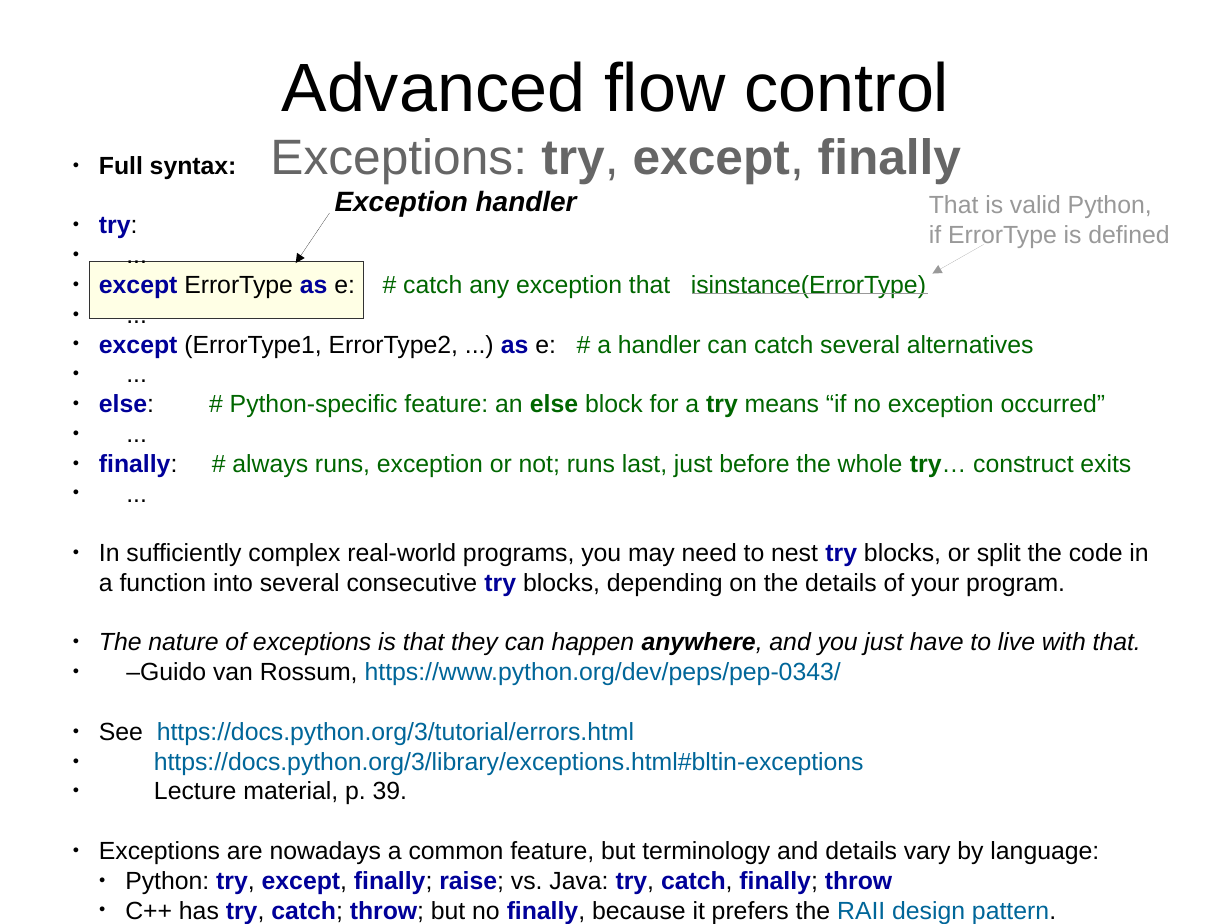
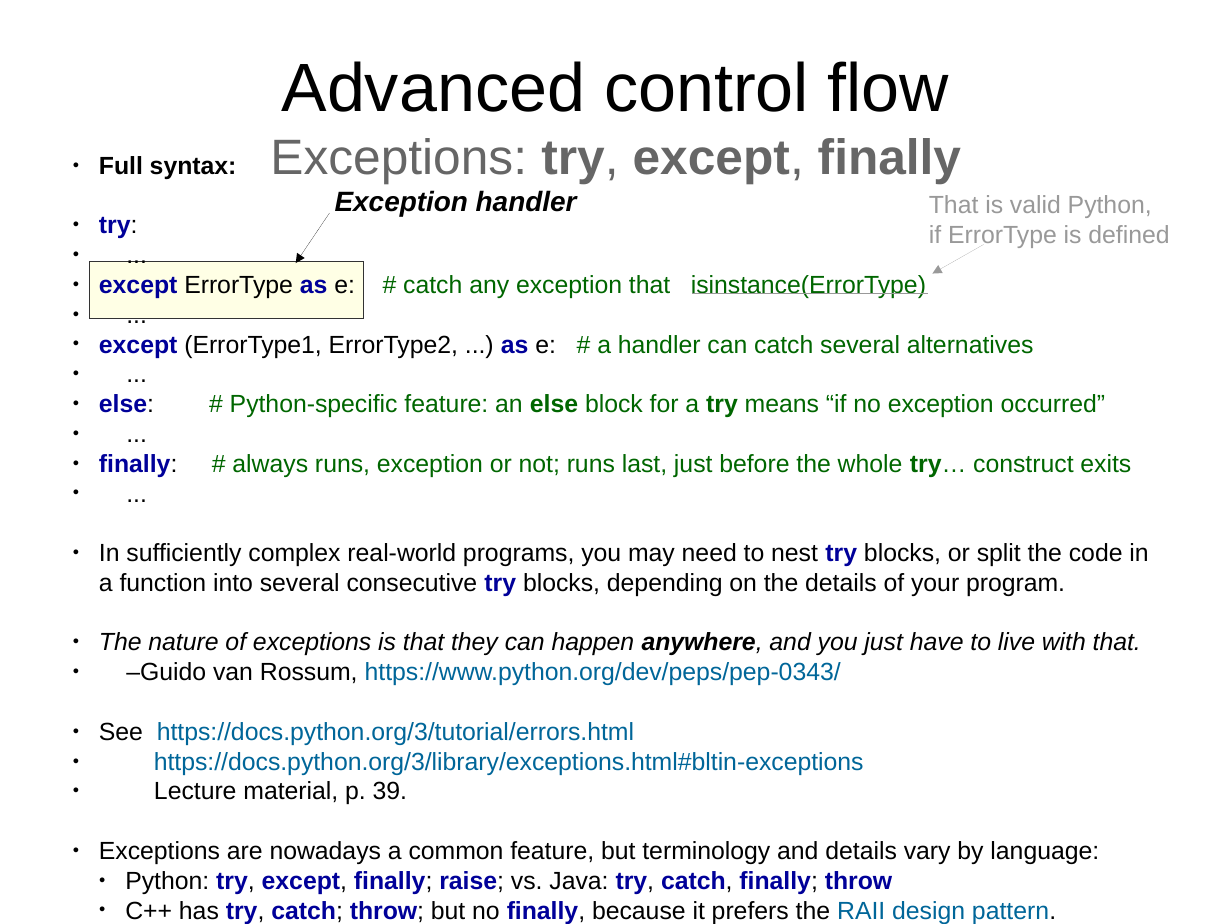
Before and after one commit to Technologicat/python-3-scicomp-intro, a slide deck: slide 11 of lecture_slides/src/lecture3/lectures_tut_2018_3.odp. Drawn at 1232x924 pixels with LibreOffice and Linux fonts; fonts in the diff are those of the drawing. Boxes give left, top, right and bottom in pixels: in the first picture for what was removed or moved away, otherwise in the second. Text is boxed around its words. In the diff, an @@ line names an element or a change of style, - is before the commit and + after.

Commit message:
lectures 2, 3: fix terminology mishap: flow control -> control flow

```diff
--- a/lecture_slides/src/lecture3/lectures_tut_2018_3.odp
+++ b/lecture_slides/src/lecture3/lectures_tut_2018_3.odp
@@ title at (x1=270, y1=61, x2=961, y2=184): text changed @@
-Advanced flow control
-Exceptions: try, except, finally
+Advanced control flow
+Exceptions: try, except, finally
```
Also in this commit, not shown: 3 other slides changed, 3 other files.
